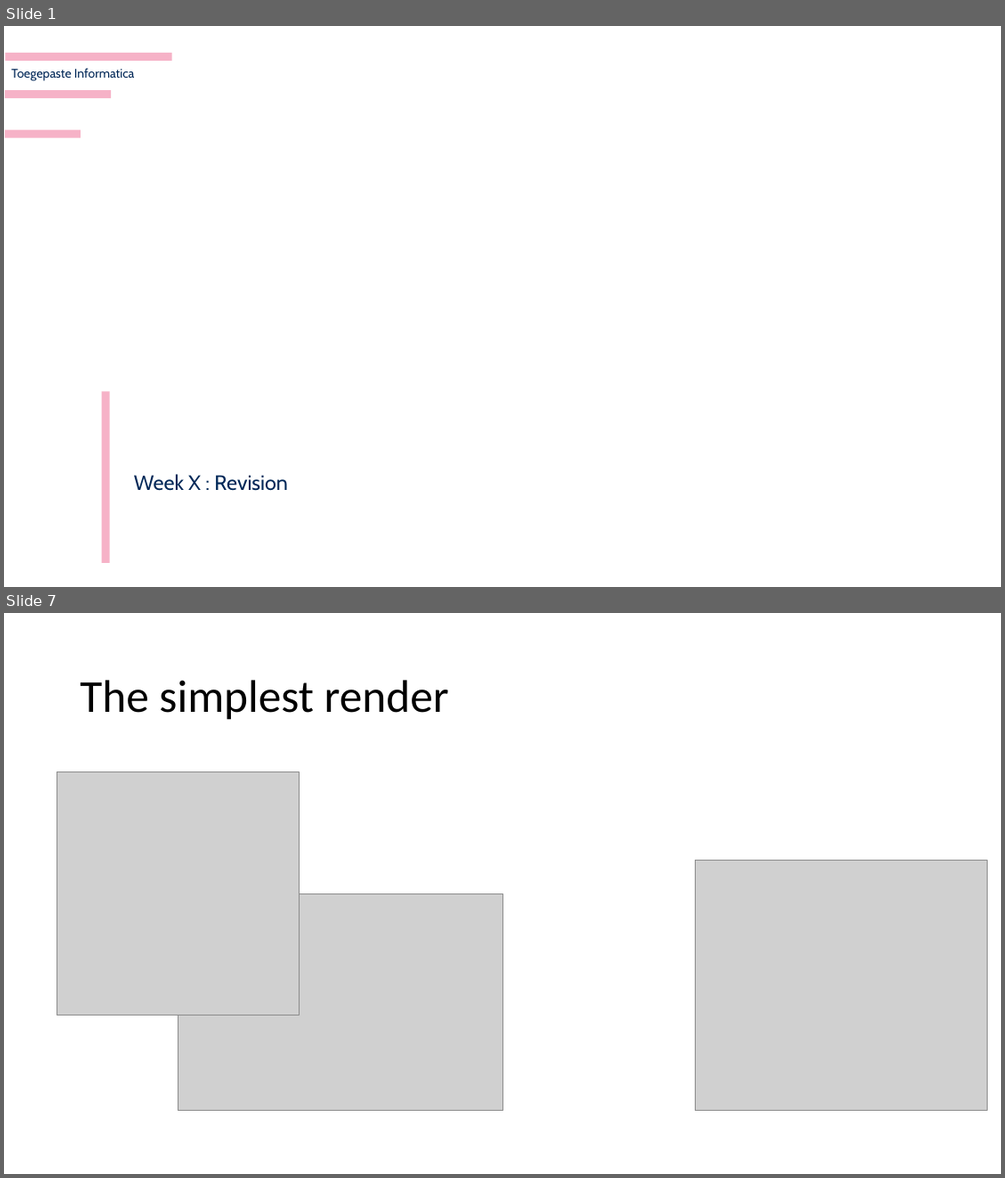
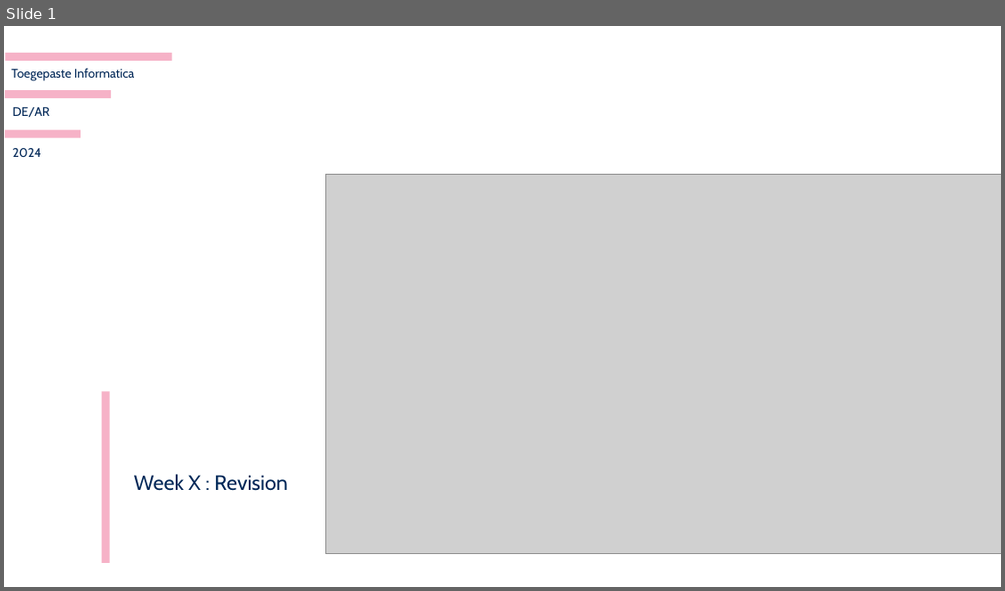
Before and after one commit to harveypekar/3dgraphics, a slide deck: course/3d_revision.pptx. Shown one above the other, each under a label of ours: slides 1 and 7 before the commit, slide 1 after it; the slides between them are not shown. The pictures are 1005x1178 and 1005x591 pixels, drawn with LibreOffice and Linux fonts; fonts in the diff are those of the drawing; grey boxes stand for pictures; background and template pictures are left out. Boxes give left, top, right and bottom in pixels: in the first picture for what was removed or moved away, otherwise in the second. Text is boxed around its words. In the diff, an @@ line names an element or a change of style, - is before the commit and + after.

```diff
--- a/course/3d_revision.pptx
+++ b/course/3d_revision.pptx
@@ slide 7 removed at bbox=[4, 613, 1001, 1174], background #FFFFFF @@
@@ title removed at bbox=[80, 680, 449, 720] @@
-The simplest render
@@ picture removed at bbox=[57, 772, 299, 1014] @@
@@ picture removed at bbox=[695, 860, 987, 1111] @@
@@ picture removed at bbox=[178, 893, 502, 1111] @@
@@ slide 1 changed as well @@
@@ text added at bbox=[13, 107, 50, 118], 12 pt, text #002757 @@
+DE/AR
@@ text added at bbox=[13, 148, 41, 157], 12 pt, text #002757 @@
+2024
@@ picture added at bbox=[325, 174, 1001, 554] @@
```
Also in this commit, not shown: 20 slides added, 19 other slides removed.
